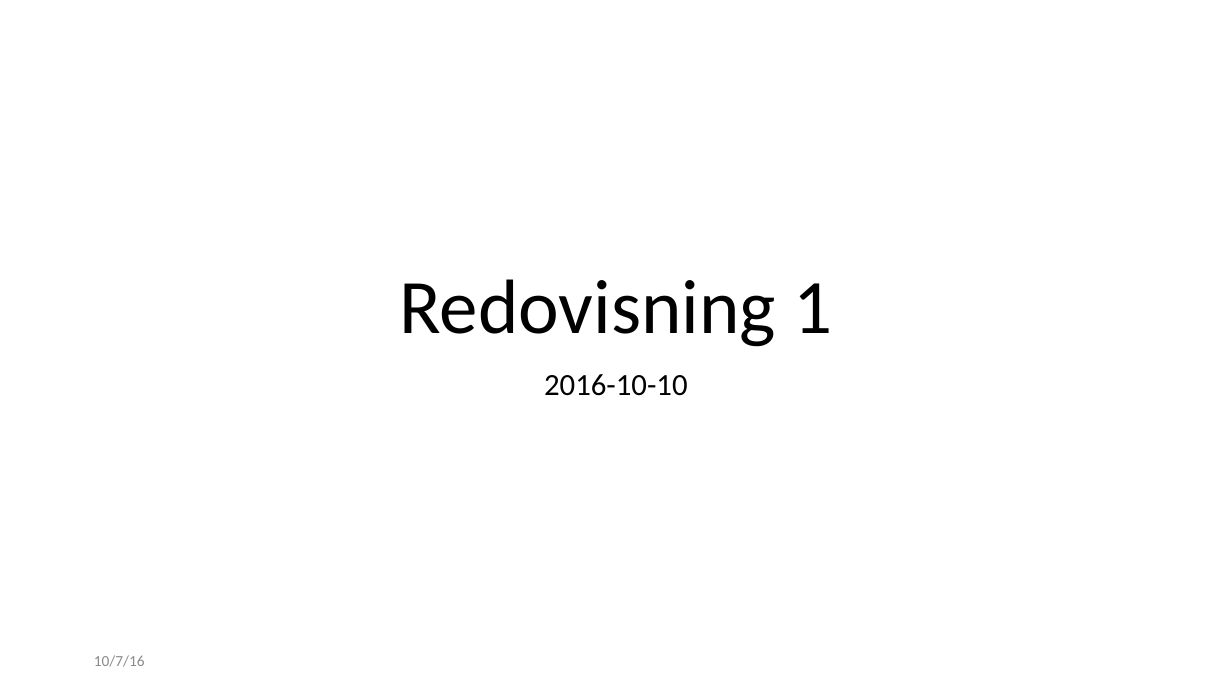
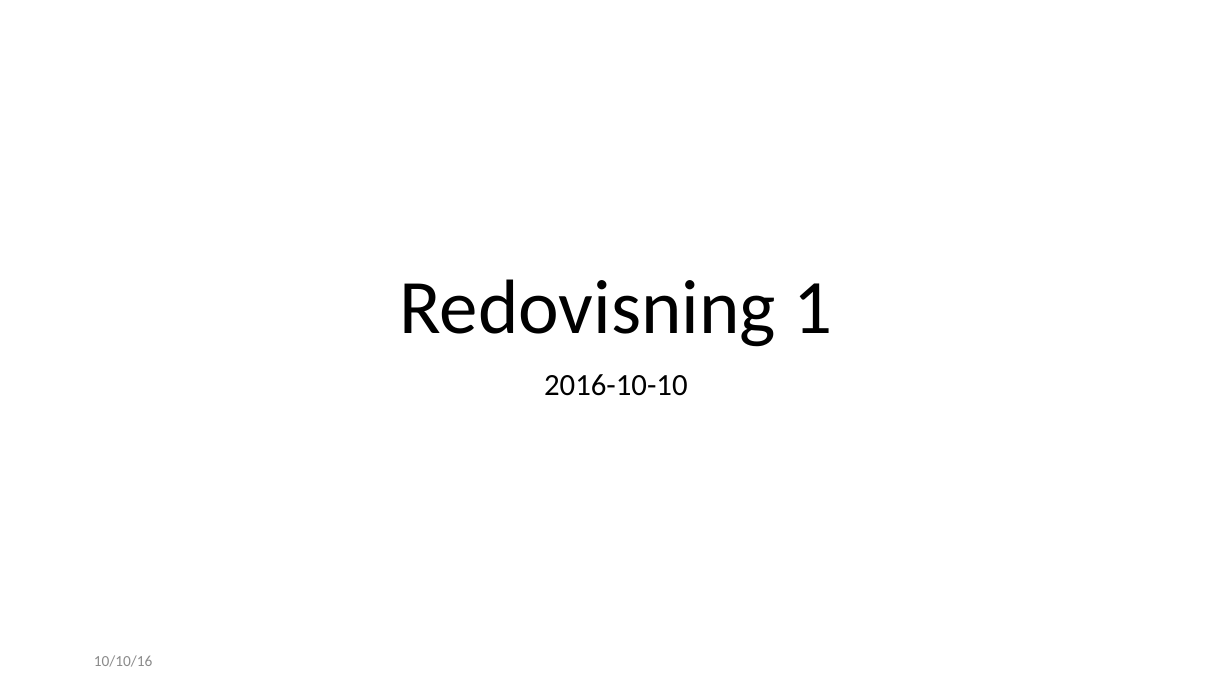
Before and after one commit to Pontussand/INTE2016Project, a slide deck: slide 1 of reports/red1.odp. Drawn at 1232x693 pixels with LibreOffice and Linux fonts; fonts in the diff are those of the drawing. Boxes give left, top, right and bottom in pixels: in the first picture for what was removed or moved away, otherwise in the second. Text is boxed around its words. In the diff, an @@ line names an element or a change of style, - is before the commit and + after.

```diff
--- a/reports/red1.odp
+++ b/reports/red1.odp
@@ text at box(94, 655, 153, 667): text changed @@
-10/7/16
+10/10/16
```
Also in this commit, not shown: 3 other slides changed, 1 other file.
